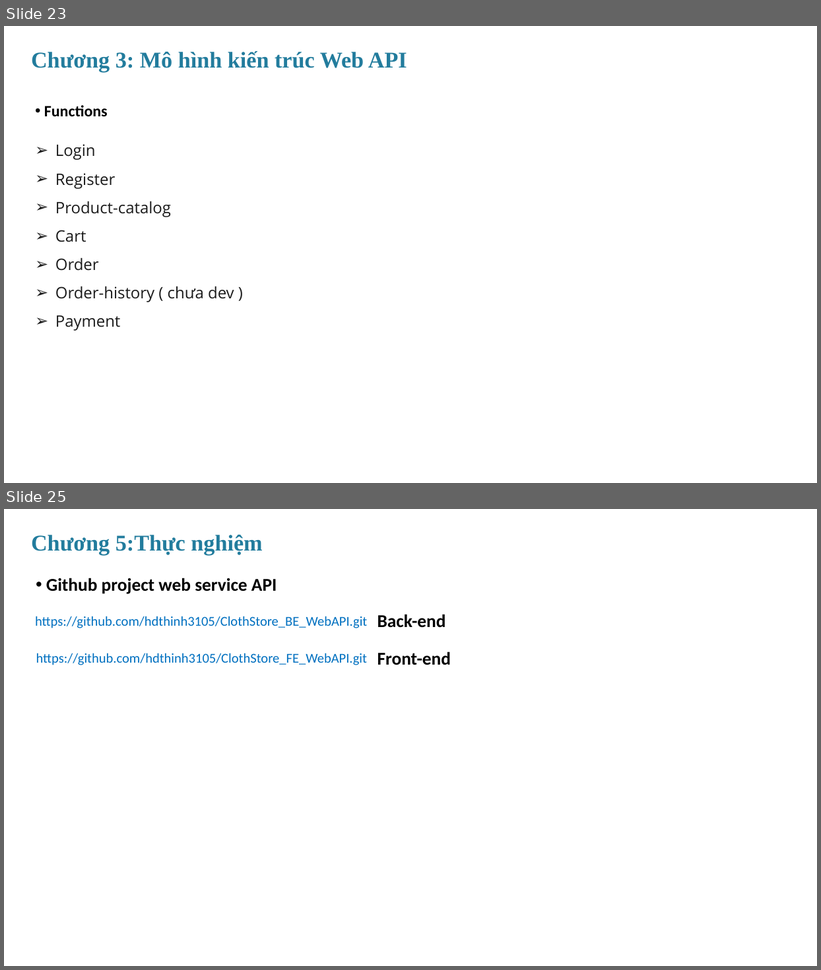
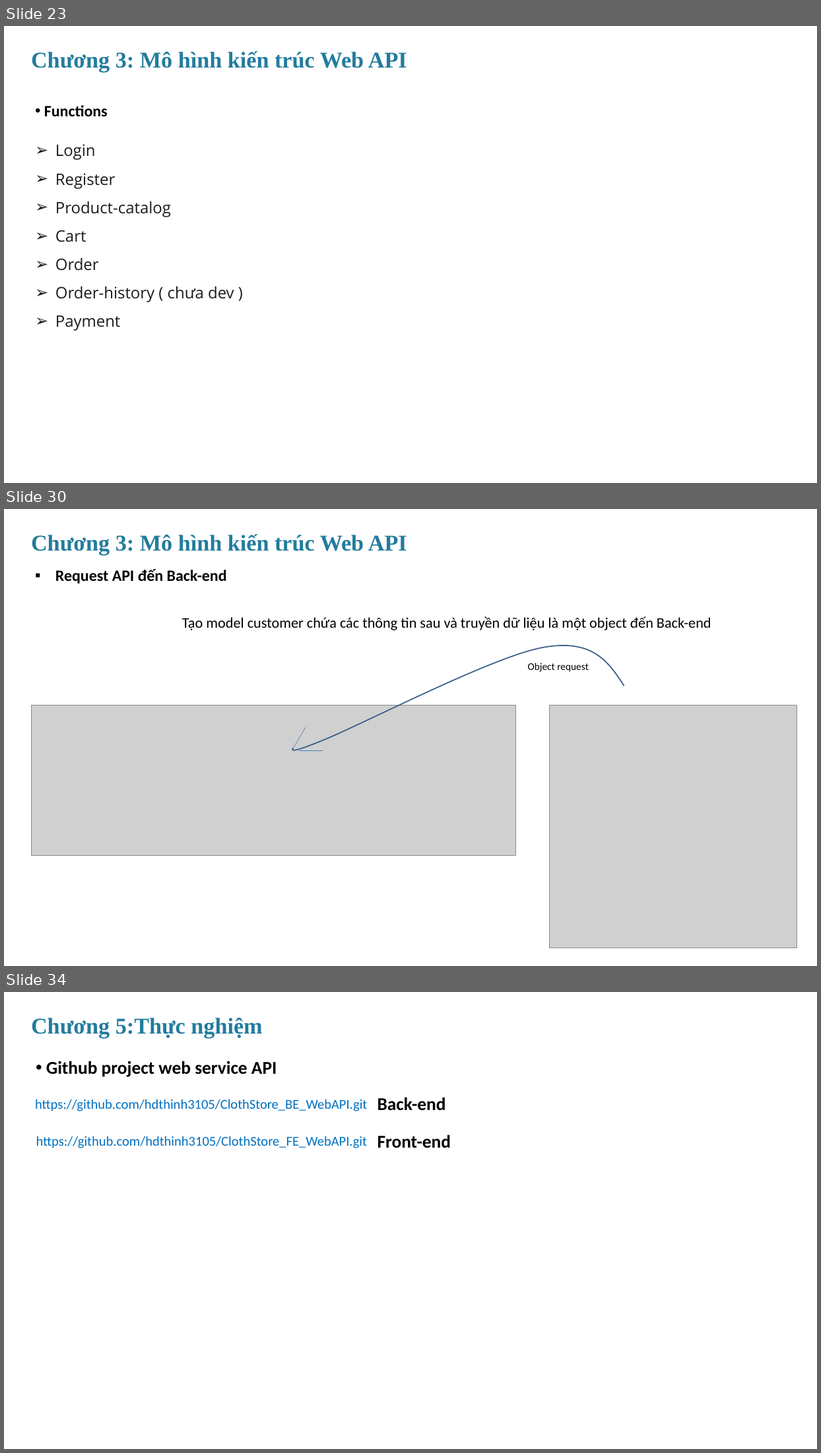
Before and after one commit to hdthinh3105/ClothStore_BE_MVC, a slide deck: document report/MVC_RestfulAPI.pptx. Shown one above the other, each under a label of ours: slides 23 and 25 before the commit, slides 23, 30 and 34 after it; the slides between them are not shown. The pictures are 821x970 and 821x1453 pixels, drawn with LibreOffice and Linux fonts; fonts in the diff are those of the drawing; grey boxes stand for pictures. Boxes give left, top, right and bottom in pixels: in the first picture for what was removed or moved away, otherwise in the second. Text is boxed around its words. In the diff, an @@ line names an element or a change of style, - is before the commit and + after.

```diff
--- a/document report/MVC_RestfulAPI.pptx
+++ b/document report/MVC_RestfulAPI.pptx
@@ slide 30 added at (4,509,817,966), background #FFFFFF @@
@@ text added at (31,534,407,555), 40 pt, text #227C9D, bold @@
+Chương 3: Mô hình kiến trúc Web API
@@ text added at (55,569,227,584), 28 pt, text #000000, bold @@
+▪ Request API đến Back-end
@@ text added at (182,617,712,630), 26 pt, text #000000 @@
+Tạo model customer chứa các thông tin sau và truyền dữ liệu là một object đến Back-end
@@ freeform shape added at (292,646,624,751), outline #3A5F8C 2 pt @@
@@ text added at (528,663,589,672), 18 pt, text #000000 @@
+Object request
@@ picture added at (31,705,516,855) @@
@@ picture added at (550,705,797,949) @@
@@ line added from (292, 751) to (306, 727), #4B7EBC 0.75 pt @@
@@ line added from (299, 751) to (322, 751), #4B7EBC 0.75 pt @@
@@ what was slide 25 is now slide 34 @@
```
Also in this commit, not shown: 2 slides changed, 8 other slides added, 1 other file.
